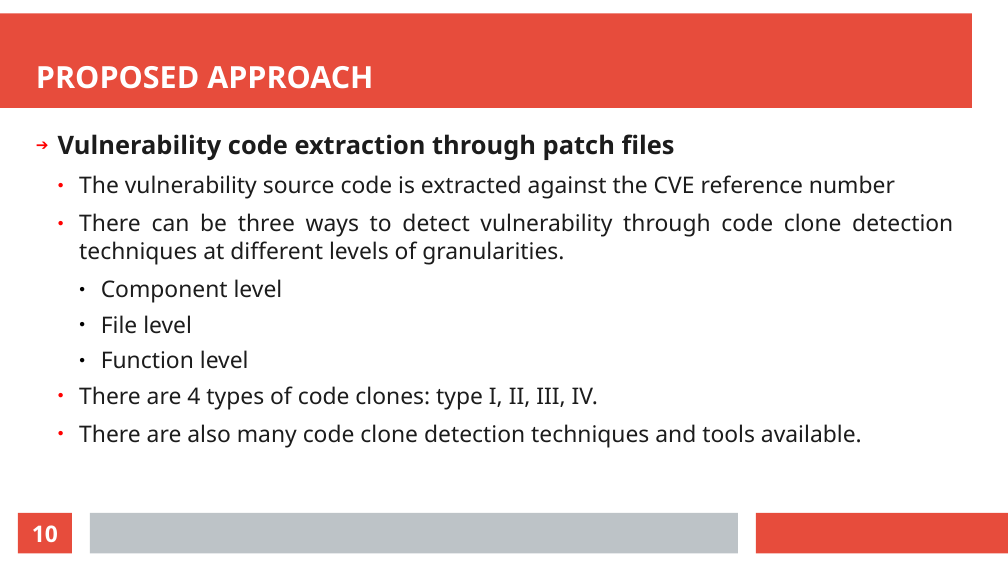
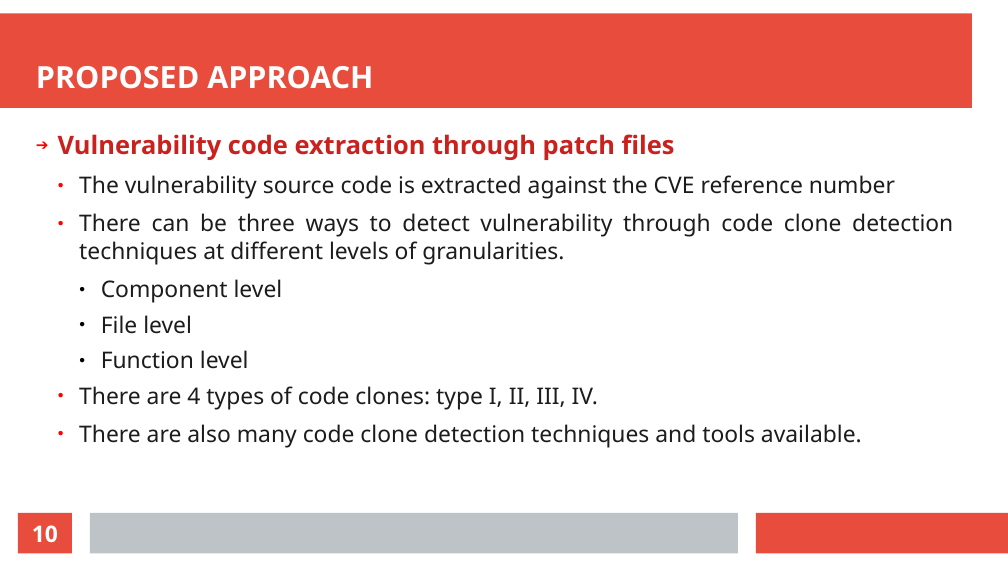
Before and after one commit to Kiran-Sayi/Kiran-Sayi.github.io, a slide deck: slide 10 of Seminar_Kiran_Sayi.odp. Drawn at 1008x567 pixels with LibreOffice and Linux fonts; fonts in the diff are those of the drawing. Boxes give left, top, right and bottom in pixels: in the first picture for what was removed or moved away, otherwise in the second. Text is boxed around its words. In the diff, an @@ line names an element or a change of style, - is before the commit and + after.

```diff
--- a/Seminar_Kiran_Sayi.odp
+++ b/Seminar_Kiran_Sayi.odp
@@ text at [58,134,675,160]: text colour #1C1C1C to #C9211E in "Vulnerability code extraction through patch files" @@
```
Also in this commit, not shown: 2 other slides changed, 6 other files.
